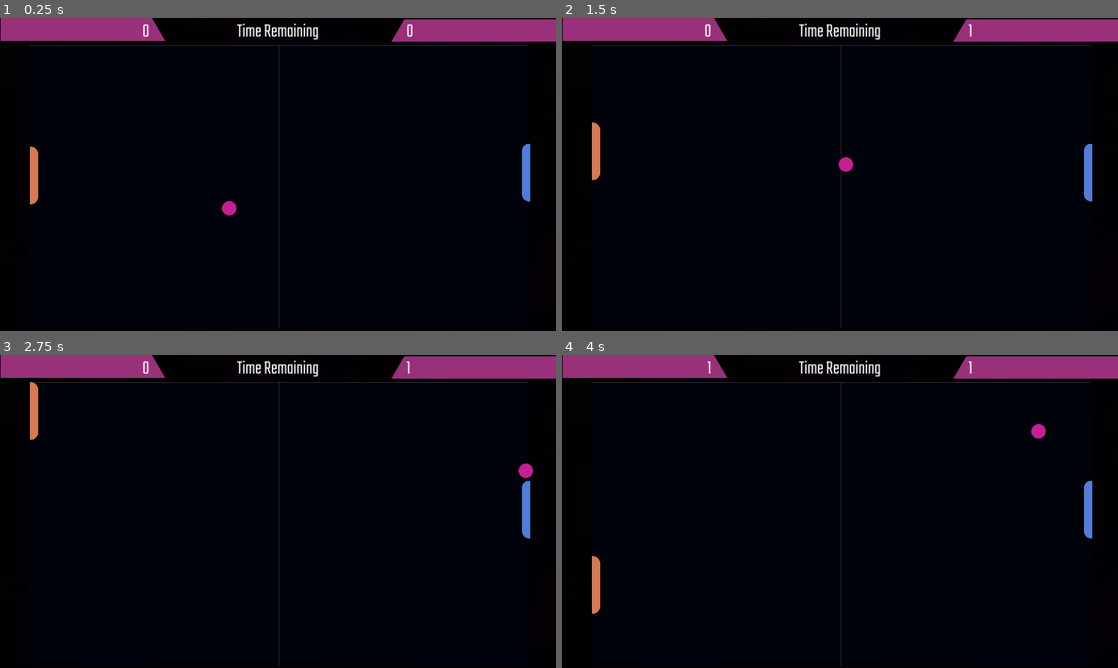
Above: before the commit, frames 1-4 (two rows, left to right).
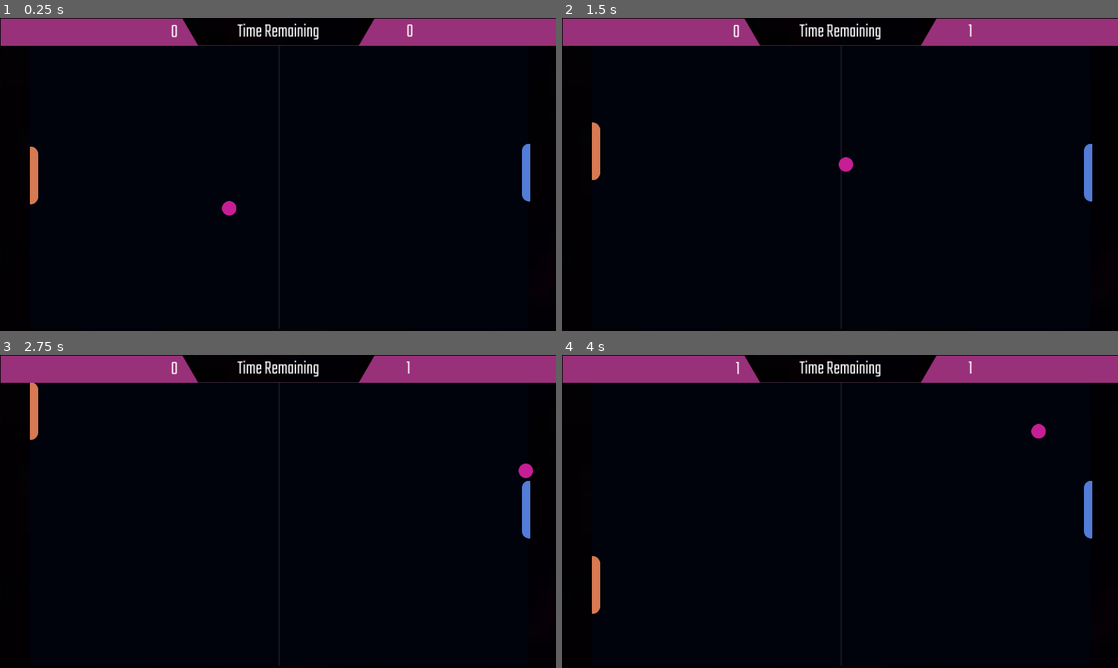
Above: after the commit, the same moments.

Repository: masteratt/20gamechallenge
Game: Godot game, scene res://scenes/main.tscn
Two runs of this game, one before a commit and one after it. Both use one fixed random seed, a clock stepped at 60 frames per second and the inputs below.
Inputs:
- Up to frame 1 (0.25 s): no input
- Up to frame 2 (1.5 s): hold W (up) 0.53-1.28 s; hold S (down) from 1.28 s (still down)
- Up to frame 3 (2.75 s): release S (down) at 2.03 s; hold W (up) from 2.03 s (still down)
- Up to frame 4 (4 s): release W (up) at 3.53 s; hold S (down) from 3.53 s (still down)

The runs differ from the first frame. In frame 1, 2.3% of the frame differs, in the area x 0-100%, y 0-9%; in frame 2, 2.3%; in frame 3, 2.3%; in frame 4, 2.3%.

Commit message:
UI sucks

Diff:
--- a/Game1_Pong/scenes/main.tscn
+++ b/Game1_Pong/scenes/main.tscn
@@ -22,4 +22,6 @@
 [node name="BallStartArea" type="Marker2D" parent="."]
 position = Vector2(575, 314)
 
-[node name="UI" parent="." instance=ExtResource("5_mpygm")]
+[node name="CanvasLayer" type="CanvasLayer" parent="."]
+
+[node name="UI" parent="CanvasLayer" instance=ExtResource("5_mpygm")]
--- a/Game1_Pong/scenes/ui.tscn
+++ b/Game1_Pong/scenes/ui.tscn
@@ -4,11 +4,17 @@
 [ext_resource type="Script" path="res://scripts/ui.gd" id="1_gtbvx"]
 [ext_resource type="Texture2D" uid="uid://bfewaxm8jbfmr" path="res://assets/sprites/ScoreBar.png" id="2_rohju"]
 
-[node name="UI" type="CanvasLayer"]
+[node name="UI" type="Control"]
+layout_mode = 3
+anchors_preset = 15
+anchor_right = 1.0
+anchor_bottom = 1.0
+grow_horizontal = 2
+grow_vertical = 2
 script = ExtResource("1_gtbvx")
 
 [node name="Control" type="Control" parent="."]
-layout_mode = 3
+layout_mode = 1
 anchors_preset = 15
 anchor_right = 1.0
 anchor_bottom = 1.0
@@ -19,11 +25,18 @@
 theme = ExtResource("1_7lvhp")
 
 [node name="PlayerScoreBar" type="Sprite2D" parent="Control"]
-position = Vector2(172, 24)
+position = Vector2(206, 29)
+scale = Vector2(1.2, 1.2)
 texture = ExtResource("2_rohju")
 
 [node name="PlayerScore" type="Label" parent="Control"]
 custom_minimum_size = Vector2(310, 0)
+layout_mode = 1
+anchors_preset = -1
+anchor_left = 0.0512153
+anchor_top = 0.00154321
+anchor_right = 0.0512153
+anchor_bottom = 0.00154321
 offset_right = 310.0
 offset_bottom = 58.0
 text = "0"
@@ -31,7 +44,8 @@
 metadata/_edit_use_anchors_ = true
 
 [node name="CpuScoreBar" type="Sprite2D" parent="Control"]
-position = Vector2(981, 26)
+position = Vector2(948, 29)
+scale = Vector2(1.2, 1.2)
 texture = ExtResource("2_rohju")
 flip_h = true
 
@@ -51,8 +65,8 @@
 anchors_preset = 5
 anchor_left = 0.5
 anchor_right = 0.5
-offset_left = -62.5
-offset_right = 62.5
-offset_bottom = 23.0
+offset_left = -83.0
+offset_right = 84.0
+offset_bottom = 58.0
 grow_horizontal = 2
 text = "Time Remaining"
--- a/Game1_Pong/scripts/ui.gd
+++ b/Game1_Pong/scripts/ui.gd
@@ -1,4 +1,4 @@
-extends CanvasLayer
+extends Control
 
 @onready var player_score_label: Label = $Control/PlayerScore
 @onready var cpu_score_label: Label = $Control/CpuScore
